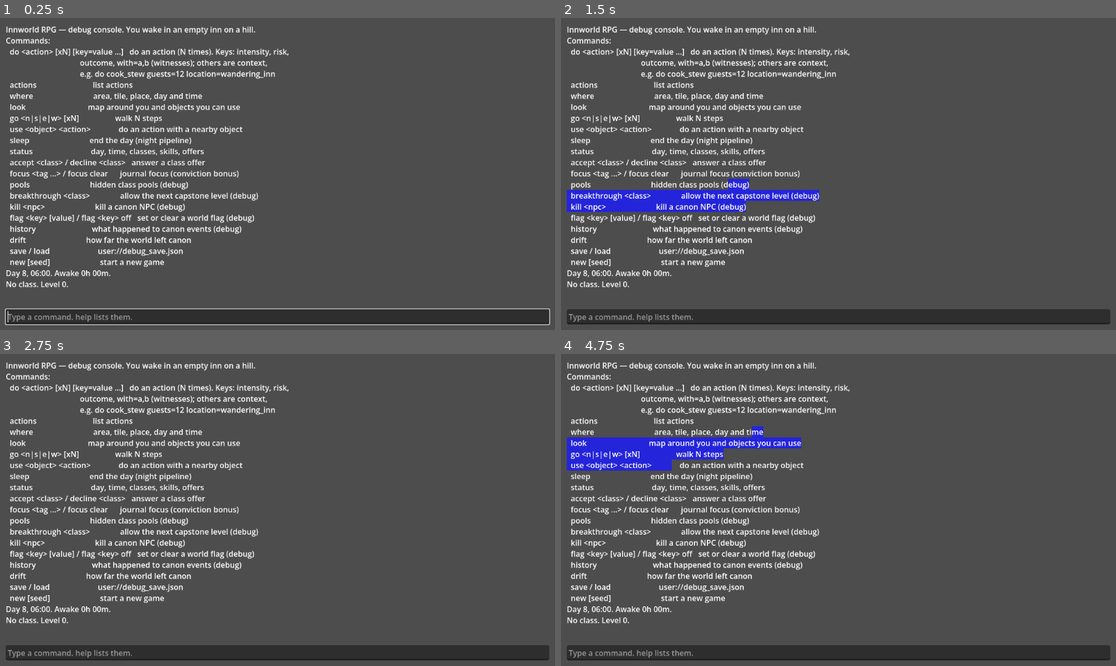
Above: before the commit, frames 1-4 (two rows, left to right).
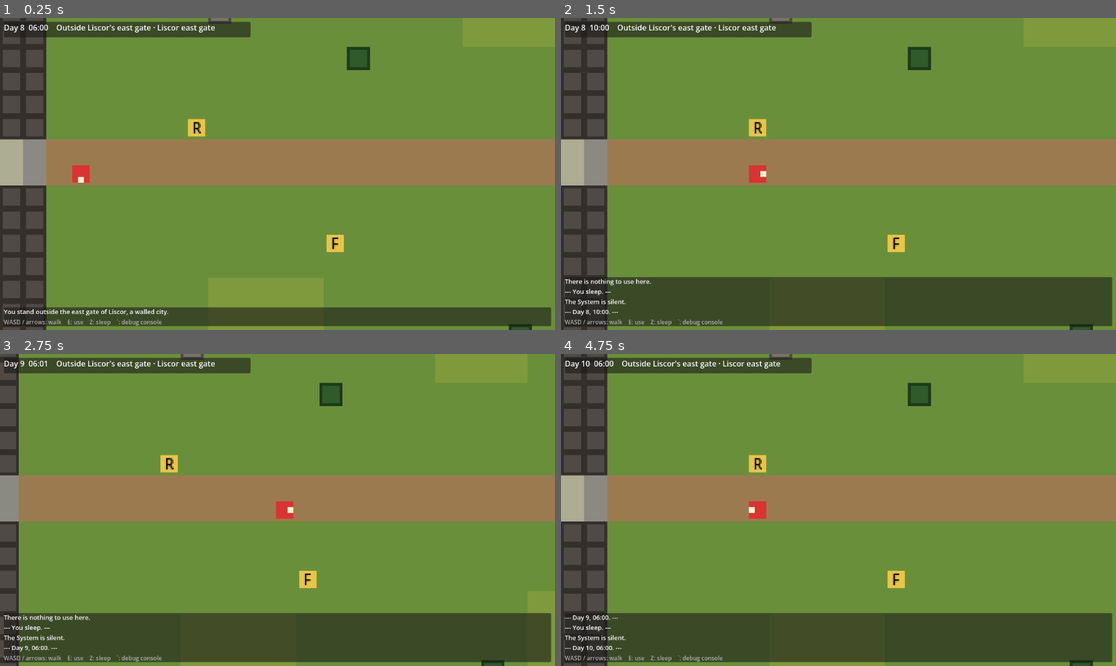
Above: after the commit, the same moments.

Repository: Daddy-Ousen/innworld-rpg
Game: Godot game, scene res://world/main.tscn
Two runs of this game, one before a commit and one after it. Both use one fixed random seed, a clock stepped at 60 frames per second and the inputs below. Before the commit the project starts from res://ui/debug_console.tscn.
Inputs (mouse positions are in pixels of both pictures, inside the frame that each line leads up to):
- Up to frame 1 (0.25 s): no input
- Up to frame 2 (1.5 s): tap Enter at 0.5 s; move the mouse to (960, 158) at 0.52 s; hold D 0.53-1.25 s; tap E at 0.6 s; click (960, 158) at 0.67 s; tap Z at 0.8 s; drag from (727, 189) to (810, 236) at 1.27 s
- Up to frame 3 (2.75 s): tap Space at 2 s; move the mouse to (333, 441) at 2.02 s; hold D from 2.03 s (still down); tap E at 2.1 s; click (333, 441) at 2.17 s; tap Z at 2.3 s
- Up to frame 4 (4.75 s): release D at 2.75 s; drag from (810, 572) to (672, 463) at 2.77 s; tap Enter at 3.5 s; move the mouse to (1005, 556) at 3.52 s; hold A 3.53-4.25 s; hold Shift 3.53-4.25 s; click (1005, 556) at 3.67 s; tap Z at 3.8 s; tap Escape at 4.15 s; drag from (672, 463) to (755, 432) at 4.27 s

The runs differ from the first frame. In frame 1, 97% of the frame differs, in the area x 0-100%, y 0-100%; in frame 2, 97%; in frame 3, 98%; in frame 4, 97%.

Commit message:
feat(ui): 2D world view, HUD, use menu and Session autoload (M4.3)

Diff:
--- a/game/project.godot
+++ b/game/project.godot
@@ -8,8 +8,12 @@
 
 config/name="Innworld RPG"
 config/description="Fan-made, non-commercial RPG set in The Wandering Inn."
-run/main_scene="res://ui/debug_console.tscn"
+run/main_scene="res://world/main.tscn"
 config/features=PackedStringArray("4.7")
+
+[autoload]
+
+Session="*res://ui/session.gd"
 
 [editor_plugins]
 
--- /dev/null
+++ b/game/tests/unit_world_view.gd
@@ -0,0 +1,168 @@
+extends GutTest
+## M4.3 presentation smoke tests: the map view, the HUD and the main scene.
+
+var _db: DataDb
+
+
+func before_all() -> void:
+	_db = ToyMaps.db()
+
+
+func _view() -> WorldView:
+	var v: WorldView = add_child_autofree(load("res://world/world_view.tscn").instantiate())
+	v.setup(_db.maps)
+	return v
+
+
+func test_tile_set_has_one_tile_per_tile_type() -> void:
+	var atlas := {}
+	var ts := WorldView.make_tile_set(_db.maps.tiles, atlas)
+	assert_eq(atlas.size(), _db.maps.tiles.size())
+	var source: TileSetAtlasSource = ts.get_source(0)
+	for id: String in atlas:
+		assert_true(source.has_tile(atlas[id]), id)
+
+
+func test_cells_match_the_map() -> void:
+	var v := _view()
+	var gs := ToyMaps.new_game(_db)
+	v.refresh(gs)
+	assert_eq(v.area, "town")
+	for y in 5:
+		for x in 8:
+			var cell := Vector2i(x, y)
+			assert_eq(v.tiles.get_cell_atlas_coords(cell), v.atlas[_db.maps.tile_at("town", cell)],
+					"cell %s" % cell)
+	assert_eq(v.tiles.get_used_cells().size(), 40)
+
+
+func test_player_marker_follows_the_player() -> void:
+	var v := _view()
+	var gs := ToyMaps.new_game(_db)
+	v.refresh(gs)
+	assert_eq(v.player.position, Vector2(1 * 16 + 8, 2 * 16 + 8))
+	Commands.move(gs, _db, "e")
+	v.refresh(gs)
+	assert_eq(v.player.position, Vector2(2 * 16 + 8, 2 * 16 + 8))
+
+
+func test_area_change_redraws() -> void:
+	var v := _view()
+	var gs := ToyMaps.new_game(_db)
+	v.refresh(gs)
+	gs.player.place("town", Vector2i(6, 2))
+	Commands.move(gs, _db, "s")  # the shop door
+	v.refresh(gs)
+	assert_eq(v.area, "shop")
+	assert_eq(v.tiles.get_used_cells().size(), 9)
+	assert_eq(v.camera.limit_right, 3 * 16)
+
+
+func test_hud_warns_when_tired() -> void:
+	var gs := ToyMaps.new_game(_db)
+	assert_eq(Hud.warning(gs, _db), "")
+	gs.clock.awake_minutes = int(_db.rules["clock"]["collapse_after_awake"]) - 90
+	assert_string_contains(Hud.warning(gs, _db), "collapse in 1h 30m")
+	gs.clock.awake_minutes += 90
+	assert_string_contains(Hud.warning(gs, _db), "cannot stay awake")
+
+
+func test_hud_shows_day_time_and_place() -> void:
+	var hud: Hud = add_child_autofree(load("res://ui/hud.tscn").instantiate())
+	var real := DataDb.load_dir()
+	var gs := GameState.new_game(1, real)
+	hud.refresh(gs, real)
+	var text: String = hud.get_node("%Status").text
+	assert_string_contains(text, "Day 8")
+	assert_string_contains(text, "06:00")
+	assert_string_contains(text, "Liscor east gate")
+	for i in 8:
+		hud.add_lines(["line %d" % i])
+	assert_eq((hud.get_node("%Log").text as String).split("\n").size(), Hud.LOG_LINES)
+
+
+func test_main_scene_walks_uses_and_sleeps() -> void:
+	var session := get_node_or_null("/root/Session")
+	assert_not_null(session, "Session autoload")
+	if session == null:
+		return
+	session.set_state(GameState.new_game(1, session.db))
+	var main: Node = add_child_autofree(load("res://world/main.tscn").instantiate())
+	var view: WorldView = main.get_node("WorldView")
+	assert_eq(view.area, "liscor_gate")
+	main.step("w")
+	assert_eq(session.gs.player.pos(), Vector2i(2, 12))
+	assert_eq(view.player.position, WorldView.cell_center(Vector2i(2, 12)))
+	session.gs.player.place("inn_interior", Vector2i(20, 2))
+	main.use("stove", "cook_stew")
+	assert_eq(view.area, "inn_interior", "redrawn after the command")
+	assert_eq(session.gs.action_log.records[-1]["action_id"], "cook_stew")
+	main.sleep()
+	assert_eq(session.gs.clock.day(), 9)
+	assert_string_contains(main.hud.get_node("%Log").text, "You sleep")
+
+
+func test_console_overlay_updates_the_session() -> void:
+	var session := get_node_or_null("/root/Session")
+	if session == null:
+		fail_test("no Session autoload")
+		return
+	var main: Node = add_child_autofree(load("res://world/main.tscn").instantiate())
+	main.toggle_console()
+	assert_true(main.is_busy())
+	var input: LineEdit = main.console_input
+	input.text_submitted.emit("new 5")
+	assert_eq(session.gs.rng.to_dict()["seed"], "5", "the console's new game is the session's game")
+	input.text_submitted.emit("go w x3")
+	assert_eq(main.get_node("WorldView").area, "liscor_market")
+	main.toggle_console()
+	assert_false(main.is_busy())
+
+
+func _key(code: Key, pressed: bool) -> void:
+	var ev := InputEventKey.new()
+	ev.physical_keycode = code
+	ev.keycode = code
+	ev.pressed = pressed
+	Input.parse_input_event(ev)
+	Input.flush_buffered_events()
+
+
+func test_held_key_walks_and_repeats() -> void:
+	var session := get_node_or_null("/root/Session")
+	if session == null:
+		fail_test("no Session autoload")
+		return
+	session.set_state(GameState.new_game(1, session.db))
+	var main: Node = add_child_autofree(load("res://world/main.tscn").instantiate())
+	_key(KEY_D, true)
+	main._process(0.0)
+	assert_eq(session.gs.player.pos(), Vector2i(4, 12), "first step at once")
+	main._process(0.05)
+	assert_eq(session.gs.player.pos(), Vector2i(4, 12), "waits for the repeat time")
+	main._process(0.1)
+	assert_eq(session.gs.player.pos(), Vector2i(5, 12))
+	_key(KEY_D, false)
+	main._process(0.5)
+	assert_eq(session.gs.player.pos(), Vector2i(5, 12))
+
+
+func test_use_menu_lists_and_uses() -> void:
+	var session := get_node_or_null("/root/Session")
+	if session == null:
+		fail_test("no Session autoload")
+		return
+	session.set_state(GameState.new_game(1, session.db))
+	var main: Node = add_child_autofree(load("res://world/main.tscn").instantiate())
+	main.open_use_menu()
+	assert_false(main.menu.visible, "nothing to use at the start")
+	session.gs.player.place("inn_interior", Vector2i(20, 2))
+	main.open_use_menu()
+	assert_true(main.menu.visible)
+	assert_true(main.is_busy(), "no walking while the menu is open")
+	var items: ItemList = main.menu.get_node("%Items")
+	assert_eq(items.item_count, 4, "four stove actions")
+	assert_string_contains(items.get_item_text(0), "Stove")
+	items.item_activated.emit(0)
+	assert_false(main.menu.visible)
+	assert_eq(session.gs.action_log.records[-1]["action_id"], "cook_simple_meal")
--- a/game/ui/debug_console.gd
+++ b/game/ui/debug_console.gd
@@ -1,8 +1,10 @@
 ## Debug text console: type actions, sleep, see System messages.
-## Main scene until the 2D world exists (M4).
+## Runs on its own, or as the overlay in world/main.tscn (backtick key).
+## With the Session autoload it works on Session.gs, so the map follows.
 extends Control
 
 var _console: ConsoleCommands
+var _session: Node
 var _history: Array[String] = []
 var _history_pos := 0
 
@@ -11,15 +13,18 @@
 
 
 func _ready() -> void:
-	var db := DataDb.load_dir()
+	_session = get_node_or_null("/root/Session")
+	var db: DataDb = _session.db if _session != null else DataDb.load_dir()
 	if not db.is_valid():
 		_print(["Data errors:"] as Array[String])
 		_print(db.errors)
 	_console = ConsoleCommands.new(db)
+	if _session != null:
+		_console.gs = _session.gs
 	_input.text_submitted.connect(_on_submitted)
 	_input.gui_input.connect(_on_input_key)
 	_input.grab_focus()
-	_print(["Innworld RPG — debug console. You wake in an empty inn on a hill."] as Array[String])
+	_print(["Innworld RPG — debug console."] as Array[String])
 	_print(_console.execute("help"))
 	_print(_console.execute("status"))
 
@@ -33,7 +38,11 @@
 	_output.push_color(Color(0.6, 0.6, 0.6))
 	_output.add_text("> " + text + "\n")
 	_output.pop()
+	if _session != null:
+		_console.gs = _session.gs
 	_print(_console.execute(text))
+	if _session != null:
+		_session.set_state(_console.gs)
 
 
 ## Up/down arrows walk the command history.
--- /dev/null
+++ b/game/ui/hud.gd
@@ -0,0 +1,44 @@
+## Heads-up display: day, time, place, a tiredness warning, and a short
+## log of what just happened. Presentation only.
+class_name Hud
+extends Control
+
+const LOG_LINES := 4
+## Warn when this many awake minutes are left before a collapse.
+const WARN_BEFORE := 360
+
+var _log: Array[String] = []
+
+@onready var _status: Label = %Status
+@onready var _warning: Label = %Warning
+@onready var _log_label: Label = %Log
+
+
+func refresh(gs: GameState, db: DataDb) -> void:
+	var place := ""
+	if gs.player.is_placed() and db.maps.areas.has(gs.player.area):
+		var loc := Movement.location_at(gs, db)
+		place = "%s · %s" % [db.maps.areas[gs.player.area]["name"],
+				db.canon.locations.get(loc, {}).get("name", loc)]
+	_status.text = "Day %d  %s    %s" % [gs.clock.day(), gs.clock.time_string(), place]
+	_warning.text = warning(gs, db)
+	_warning.visible = _warning.text != ""
+
+
+## "" or a line about how close a collapse is.
+@warning_ignore("integer_division")
+static func warning(gs: GameState, db: DataDb) -> String:
+	var left := int(db.rules["clock"]["collapse_after_awake"]) - gs.clock.awake_minutes
+	if left <= 0:
+		return "You cannot stay awake any longer."
+	if left <= WARN_BEFORE:
+		return "You are very tired. You will collapse in %dh %02dm." % [left / 60, left % 60]
+	return ""
+
+
+func add_lines(lines: Array) -> void:
+	for line: Variant in lines:
+		_log.append(str(line))
+	if _log.size() > LOG_LINES:
+		_log = _log.slice(_log.size() - LOG_LINES)
+	_log_label.text = "\n".join(_log)
--- /dev/null
+++ b/game/ui/hud.tscn
@@ -0,0 +1,64 @@
+[gd_scene load_steps=2 format=3]
+
+[ext_resource type="Script" path="res://ui/hud.gd" id="1_hud"]
+
+[node name="HUD" type="Control"]
+layout_mode = 3
+anchors_preset = 15
+anchor_right = 1.0
+anchor_bottom = 1.0
+grow_horizontal = 2
+grow_vertical = 2
+mouse_filter = 2
+script = ExtResource("1_hud")
+
+[node name="Top" type="PanelContainer" parent="."]
+layout_mode = 1
+offset_left = 8.0
+offset_top = 8.0
+offset_right = 520.0
+offset_bottom = 40.0
+mouse_filter = 2
+
+[node name="VBox" type="VBoxContainer" parent="Top"]
+layout_mode = 2
+
+[node name="Status" type="Label" parent="Top/VBox"]
+unique_name_in_owner = true
+layout_mode = 2
+text = "Day 1  06:00"
+
+[node name="Warning" type="Label" parent="Top/VBox"]
+unique_name_in_owner = true
+visible = false
+layout_mode = 2
+theme_override_colors/font_color = Color(1, 0.55, 0.4, 1)
+
+[node name="Bottom" type="PanelContainer" parent="."]
+layout_mode = 1
+anchors_preset = 12
+anchor_top = 1.0
+anchor_right = 1.0
+anchor_bottom = 1.0
+offset_left = 8.0
+offset_top = -8.0
+offset_right = -8.0
+offset_bottom = -8.0
+grow_horizontal = 2
+grow_vertical = 0
+mouse_filter = 2
+
+[node name="VBox" type="VBoxContainer" parent="Bottom"]
+layout_mode = 2
+
+[node name="Log" type="Label" parent="Bottom/VBox"]
+unique_name_in_owner = true
+layout_mode = 2
+theme_override_font_sizes/font_size = 13
+autowrap_mode = 3
+
+[node name="Hint" type="Label" parent="Bottom/VBox"]
+layout_mode = 2
+theme_override_colors/font_color = Color(0.7, 0.7, 0.7, 1)
+theme_override_font_sizes/font_size = 12
+text = "WASD / arrows: walk    E: use    Z: sleep    `: debug console"
--- /dev/null
+++ b/game/ui/interact_menu.gd
@@ -0,0 +1,46 @@
+## The "use" menu: one entry per nearby object action. Enter or a double
+## click picks one; Escape closes. Presentation only.
+class_name InteractMenu
+extends PanelContainer
+
+signal chosen(object_id: String, action_id: String)
+
+@onready var _items: ItemList = %Items
+
+
+func _ready() -> void:
+	hide()
+	_items.item_activated.connect(_on_activated)
+
+
+## options: Interact.options(). Shows nothing and returns false if empty.
+func open(options: Array[Dictionary], db: DataDb) -> bool:
+	_items.clear()
+	for o: Dictionary in options:
+		for action_id: String in o["actions"]:
+			var i := _items.add_item("%s — %s (%d min)" % [o["name"], db.actions[action_id]["name"],
+					int(db.actions[action_id]["minutes"])])
+			_items.set_item_metadata(i, [o["id"], action_id])
+	if _items.item_count == 0:
+		return false
+	show()
+	_items.select(0)
+	_items.grab_focus()
+	return true
+
+
+func _on_activated(index: int) -> void:
+	var pick: Array = _items.get_item_metadata(index)
+	hide()
+	chosen.emit(pick[0], pick[1])
+
+
+func _unhandled_input(event: InputEvent) -> void:
+	if visible and event is InputEventKey and event.pressed and event.keycode == KEY_ESCAPE:
+		close()
+		get_viewport().set_input_as_handled()
+
+
+func close() -> void:
+	hide()
+	_items.release_focus()
--- /dev/null
+++ b/game/ui/interact_menu.tscn
@@ -0,0 +1,29 @@
+[gd_scene load_steps=2 format=3]
+
+[ext_resource type="Script" path="res://ui/interact_menu.gd" id="1_menu"]
+
+[node name="InteractMenu" type="PanelContainer"]
+anchors_preset = 8
+anchor_left = 0.5
+anchor_top = 0.5
+anchor_right = 0.5
+anchor_bottom = 0.5
+offset_left = -220.0
+offset_top = -110.0
+offset_right = 220.0
+offset_bottom = 110.0
+grow_horizontal = 2
+grow_vertical = 2
+script = ExtResource("1_menu")
+
+[node name="VBox" type="VBoxContainer" parent="."]
+layout_mode = 2
+
+[node name="Title" type="Label" parent="VBox"]
+layout_mode = 2
+text = "Use (Enter to pick, Esc to close)"
+
+[node name="Items" type="ItemList" parent="VBox"]
+unique_name_in_owner = true
+layout_mode = 2
+size_flags_vertical = 3
--- /dev/null
+++ b/game/ui/session.gd
@@ -0,0 +1,25 @@
+## The running game for the presentation layer (autoload "Session").
+## Scenes read `gs` and send Commands. After a command they call
+## changed(); a new or loaded game goes through set_state().
+extends Node
+
+signal state_changed
+
+const NEW_GAME_SEED := 1
+
+var db: DataDb
+var gs: GameState
+
+
+func _ready() -> void:
+	db = DataDb.load_dir()
+	gs = GameState.new_game(NEW_GAME_SEED, db)
+
+
+func set_state(new_gs: GameState) -> void:
+	gs = new_gs
+	state_changed.emit()
+
+
+func changed() -> void:
+	state_changed.emit()
--- /dev/null
+++ b/game/world/main.gd
@@ -0,0 +1,129 @@
+## The game screen: world map, HUD, "use" menu and the debug console
+## overlay. Turns keys into Commands on Session.gs, then redraws.
+## Presentation only (CLAUDE.md rule 1).
+extends Node
+
+## Seconds between steps while a direction key is held.
+const STEP_REPEAT := 0.14
+const MOVE_KEYS := {
+	"n": [KEY_W, KEY_UP], "s": [KEY_S, KEY_DOWN], "e": [KEY_D, KEY_RIGHT], "w": [KEY_A, KEY_LEFT],
+}
+
+var _cooldown := 0.0
+
+@onready var view: WorldView = $WorldView
+@onready var hud: Hud = $HudLayer/HUD
+@onready var menu: InteractMenu = $MenuLayer/InteractMenu
+@onready var console_layer: CanvasLayer = $ConsoleLayer
+@onready var console_input: LineEdit = $ConsoleLayer/DebugConsole.get_node("%Input")
+
+
+func _ready() -> void:
+	view.setup(Session.db.maps)
+	Session.state_changed.connect(_redraw)
+	menu.chosen.connect(use)
+	console_layer.visible = false
+	hud.add_lines(["You stand outside the east gate of Liscor, a walled city."])
+	if not Session.db.is_valid():
+		hud.add_lines(["Data errors: see the debug console (`)."])
+	_redraw()
+
+
+func _redraw() -> void:
+	view.refresh(Session.gs)
+	hud.refresh(Session.gs, Session.db)
+
+
+## True while a menu or the console has the keyboard.
+func is_busy() -> bool:
+	return console_layer.visible or menu.visible
+
+
+func _input(event: InputEvent) -> void:
+	# Backtick before the console's LineEdit sees it.
+	if event is InputEventKey and event.pressed and not event.echo \
+			and event.physical_keycode == KEY_QUOTELEFT:
+		toggle_console()
+		get_viewport().set_input_as_handled()
+
+
+func _unhandled_input(event: InputEvent) -> void:
+	if is_busy() or not event is InputEventKey or not event.pressed or event.echo:
+		return
+	match event.physical_keycode:
+		KEY_E:
+			open_use_menu()
+		KEY_Z:
+			sleep()
+		_:
+			return
+	get_viewport().set_input_as_handled()
+
+
+func _process(delta: float) -> void:
+	_cooldown = maxf(_cooldown - delta, 0.0)
+	if is_busy():
+		return
+	var dir := _held_direction()
+	if dir == "":
+		_cooldown = 0.0
+	elif _cooldown == 0.0:
+		step(dir)
+		_cooldown = STEP_REPEAT
+
+
+func _held_direction() -> String:
+	for dir: String in MOVE_KEYS:
+		for key: Key in MOVE_KEYS[dir]:
+			if Input.is_physical_key_pressed(key):
+				return dir
+	return ""
+
+
+func step(dir: String) -> void:
+	var gs := Session.gs
+	var r := Commands.move(gs, Session.db, dir)
+	if r["refused"] and gs.clock.is_collapse_due(Session.db.rules["clock"]):
+		hud.add_lines(["You are too tired to take another step."])
+		sleep()
+		return
+	if r["exit_to"] != "":
+		hud.add_lines(["You travel to %s (%d min)." % [
+			Session.db.maps.areas[r["exit_to"]]["name"], int(r["minutes"])]])
+	Session.changed()
+
+
+func open_use_menu() -> void:
+	if not menu.open(Interact.options(Session.gs, Session.db), Session.db):
+		hud.add_lines(["There is nothing to use here."])
+
+
+func use(object_id: String, action_id: String) -> void:
+	var r := Commands.interact(Session.gs, Session.db, object_id, action_id)
+	if r["error"] != "":
+		hud.add_lines([r["error"]])
+	else:
+		hud.add_lines(["%s: %.1f XP." % [Session.db.actions[action_id]["name"], float(r["record"]["xp"])]])
+	Session.changed()
+
+
+## Ends the day (a collapse if the player is past the awake limit). The
+## System dialog comes in M4.5; for now the night lines go to the log.
+func sleep() -> void:
+	var night := Commands.sleep(Session.gs, Session.db)
+	var lines: Array = ["--- You sleep. ---"]
+	lines.append_array(night["lines"])
+	if (night["lines"] as Array).is_empty():
+		lines.append("The System is silent.")
+	lines.append("--- Day %d, %s. ---" % [Session.gs.clock.day(), Session.gs.clock.time_string()])
+	hud.add_lines(lines)
+	Session.changed()
+
+
+func toggle_console() -> void:
+	console_layer.visible = not console_layer.visible
+	if console_layer.visible:
+		menu.close()
+		console_input.grab_focus()
+	else:
+		console_input.release_focus()
--- /dev/null
+++ b/game/world/main.tscn
@@ -0,0 +1,34 @@
+[gd_scene load_steps=6 format=3]
+
+[ext_resource type="Script" path="res://world/main.gd" id="1_main"]
+[ext_resource type="PackedScene" path="res://world/world_view.tscn" id="2_view"]
+[ext_resource type="PackedScene" path="res://ui/hud.tscn" id="3_hud"]
+[ext_resource type="PackedScene" path="res://ui/interact_menu.tscn" id="4_menu"]
+[ext_resource type="PackedScene" path="res://ui/debug_console.tscn" id="5_console"]
+
+[node name="Main" type="Node"]
+script = ExtResource("1_main")
+
+[node name="WorldView" parent="." instance=ExtResource("2_view")]
+
+[node name="HudLayer" type="CanvasLayer" parent="."]
+
+[node name="HUD" parent="HudLayer" instance=ExtResource("3_hud")]
+
+[node name="MenuLayer" type="CanvasLayer" parent="."]
+layer = 2
+
+[node name="InteractMenu" parent="MenuLayer" instance=ExtResource("4_menu")]
+
+[node name="ConsoleLayer" type="CanvasLayer" parent="."]
+layer = 3
+
+[node name="Backdrop" type="ColorRect" parent="ConsoleLayer"]
+anchors_preset = 15
+anchor_right = 1.0
+anchor_bottom = 1.0
+grow_horizontal = 2
+grow_vertical = 2
+color = Color(0.06, 0.06, 0.08, 0.92)
+
+[node name="DebugConsole" parent="ConsoleLayer" instance=ExtResource("5_console")]
--- /dev/null
+++ b/game/world/world_view.gd
@@ -0,0 +1,112 @@
+## Draws the player's map from MapDb and the player on it. Placeholder
+## art: one coloured 16×16 tile per tiles.json entry, made in code.
+## Presentation only: reads GameState, never changes it (CLAUDE.md rule 1).
+class_name WorldView
+extends Node2D
+
+const TILE := 16
+const OBJECT_COLOR := Color("#e8c547")
+const EXIT_COLOR := Color(1.0, 1.0, 0.7, 0.3)
+const NOSE := 4
+
+## Map id on screen now ("" = none).
+var area := ""
+## tile id → atlas coords.
+var atlas: Dictionary = {}
+var _maps: MapDb
+
+@onready var tiles: TileMapLayer = $Tiles
+@onready var marks: Node2D = $Marks
+@onready var player: Node2D = $Player
+@onready var nose: ColorRect = $Player/Nose
+@onready var camera: Camera2D = $Player/Camera
+
+
+func setup(maps: MapDb) -> void:
+	_maps = maps
+	atlas.clear()
+	tiles.tile_set = make_tile_set(maps.tiles, atlas)
+	area = ""
+
+
+## Redraws the map if the player changed area, then moves the marker.
+func refresh(gs: GameState) -> void:
+	if _maps == null or not gs.player.is_placed():
+		return
+	var new_area := gs.player.area != area
+	if new_area:
+		_show_area(gs.player.area)
+	player.position = cell_center(gs.player.pos())
+	nose.position = Vector2(PlayerState.DIRS[gs.player.facing]) * NOSE - nose.size / 2.0
+	if new_area:  # jump, do not glide across the new map
+		camera.reset_smoothing()
+
+
+static func cell_center(cell: Vector2i) -> Vector2:
+	return Vector2(cell * TILE) + Vector2(TILE, TILE) / 2.0
+
+
+## One atlas row, one tile per tiles.json entry (file order). Tiles you
+## cannot walk on get a darker edge. Fills `atlas_out` with id → coords.
+static func make_tile_set(tile_defs: Dictionary, atlas_out: Dictionary) -> TileSet:
+	var ids := tile_defs.keys()
+	var img := Image.create(TILE * maxi(ids.size(), 1), TILE, false, Image.FORMAT_RGBA8)
+	for i in ids.size():
+		var def: Dictionary = tile_defs[ids[i]]
+		var color := Color.html(def["color"])
+		var cell := Rect2i(i * TILE, 0, TILE, TILE)
+		if def["walk"]:
+			img.fill_rect(cell, color)
+		else:
+			img.fill_rect(cell, color.darkened(0.35))
+			img.fill_rect(cell.grow(-2), color)
+		atlas_out[ids[i]] = Vector2i(i, 0)
+	var source := TileSetAtlasSource.new()
+	source.texture = ImageTexture.create_from_image(img)
+	source.texture_region_size = Vector2i(TILE, TILE)
+	var ts := TileSet.new()
+	ts.tile_size = Vector2i(TILE, TILE)
+	ts.add_source(source, 0)
+	for i in ids.size():
+		source.create_tile(Vector2i(i, 0))
+	return ts
+
+
+func _show_area(id: String) -> void:
+	area = id
+	tiles.clear()
+	var size := _maps.size(id)
+	for y in size.y:
+		for x in size.x:
+			var cell := Vector2i(x, y)
+			tiles.set_cell(cell, 0, atlas[_maps.tile_at(id, cell)])
+	for child in marks.get_children():
+		marks.remove_child(child)
+		child.queue_free()
+	var m: Dictionary = _maps.areas[id]
+	for e: Dictionary in m["exits"]:
+		var r := MapDb.rect_of(e["at"])
+		_rect(Vector2(r.position * TILE), Vector2(r.size * TILE), EXIT_COLOR)
+	for o: Dictionary in m["objects"]:
+		var at := Vector2(int(o["at"][0]), int(o["at"][1])) * TILE
+		_rect(at + Vector2(2, 2), Vector2(TILE - 4, TILE - 4), OBJECT_COLOR)
+		var label := Label.new()
+		label.text = String(o["name"]).left(1)
+		label.add_theme_font_size_override("font_size", 10)
+		label.add_theme_color_override("font_color", Color.BLACK)
+		label.mouse_filter = Control.MOUSE_FILTER_IGNORE
+		marks.add_child(label)
+		label.position = at + (Vector2(TILE, TILE) - label.get_minimum_size()) / 2.0
+	camera.limit_left = 0
+	camera.limit_top = 0
+	camera.limit_right = size.x * TILE
+	camera.limit_bottom = size.y * TILE
+
+
+func _rect(pos: Vector2, size: Vector2, color: Color) -> void:
+	var r := ColorRect.new()
+	r.position = pos
+	r.size = size
+	r.color = color
+	r.mouse_filter = Control.MOUSE_FILTER_IGNORE
+	marks.add_child(r)
--- /dev/null
+++ b/game/world/world_view.tscn
@@ -0,0 +1,36 @@
+[gd_scene load_steps=2 format=3]
+
+[ext_resource type="Script" path="res://world/world_view.gd" id="1_view"]
+
+[node name="WorldView" type="Node2D"]
+texture_filter = 1
+script = ExtResource("1_view")
+
+[node name="Tiles" type="TileMapLayer" parent="."]
+
+[node name="Marks" type="Node2D" parent="."]
+z_index = 1
+
+[node name="Player" type="Node2D" parent="."]
+z_index = 2
+
+[node name="Body" type="ColorRect" parent="Player"]
+offset_left = -6.0
+offset_top = -6.0
+offset_right = 6.0
+offset_bottom = 6.0
+mouse_filter = 2
+color = Color(0.85, 0.2, 0.2, 1)
+
+[node name="Nose" type="ColorRect" parent="Player"]
+offset_left = -2.0
+offset_top = 2.0
+offset_right = 2.0
+offset_bottom = 6.0
+mouse_filter = 2
+color = Color(1, 0.95, 0.8, 1)
+
+[node name="Camera" type="Camera2D" parent="Player"]
+zoom = Vector2(3, 3)
+position_smoothing_enabled = true
+position_smoothing_speed = 12.0
Not shown, added: game/tests/unit_world_view.gd.uid
Not shown, added: game/ui/hud.gd.uid
Not shown, added: game/ui/interact_menu.gd.uid
Not shown, added: game/ui/session.gd.uid
Not shown, added: game/world/main.gd.uid
Not shown, added: game/world/world_view.gd.uid
